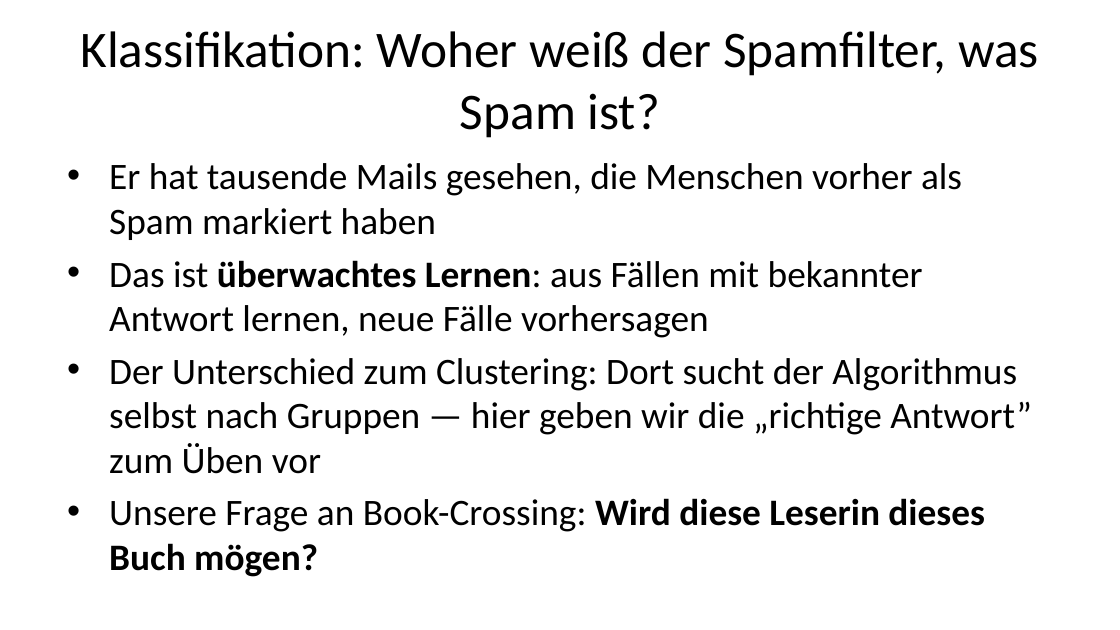
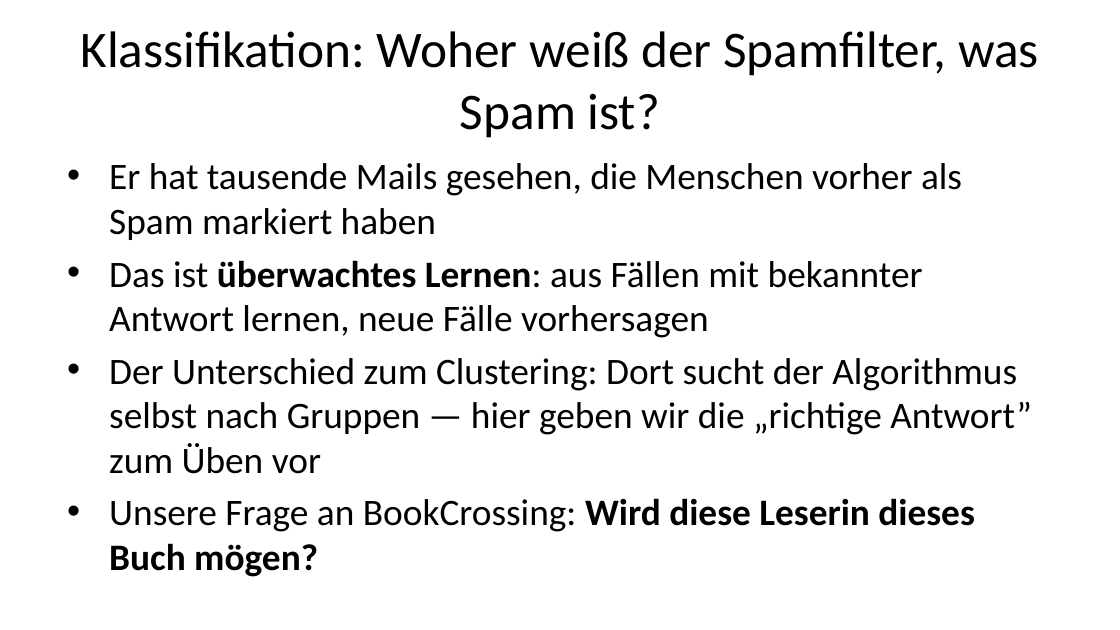
Before and after one commit to daswesen/2026-hu-berlin-data-mining, a slide deck: slide 51 of Konsultation_IBI_Deck.pptx. Drawn at 1120x630 pixels with LibreOffice and Linux fonts; fonts in the diff are those of the drawing. Boxes give left, top, right and bottom in pixels: in the first picture for what was removed or moved away, otherwise in the second. Text is boxed around its words. In the diff, an @@ line names an element or a change of style, - is before the commit and + after.

```diff
--- a/Konsultation_IBI_Deck.pptx
+++ b/Konsultation_IBI_Deck.pptx
@@ text at <box>109,498,974,577</box>: text changed @@
-• Unsere Frage an Book-Crossing: Wird diese Leserin dieses Buch mögen?
+• Unsere Frage an BookCrossing: Wird diese Leserin dieses Buch mögen?
```
Also in this commit, not shown: 15 other slides changed, 5 slides added, 5 slides removed, 52 other files.
